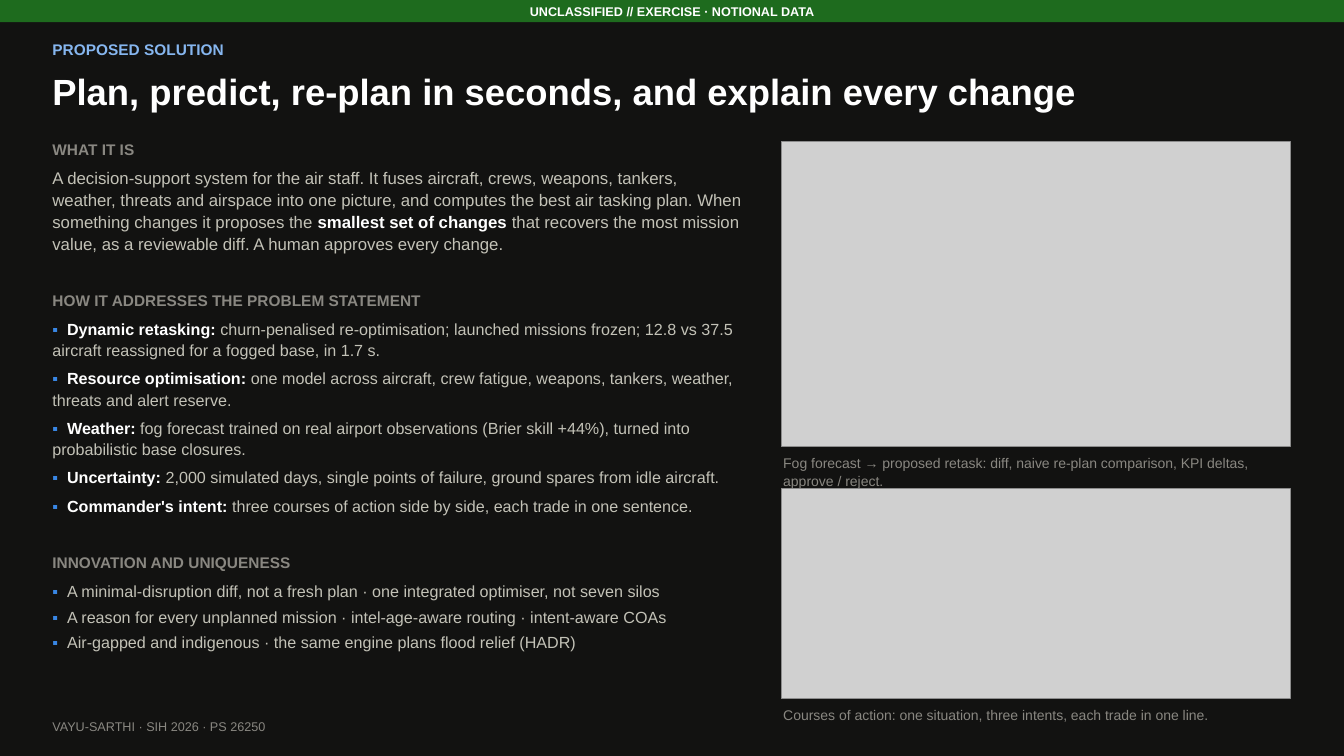
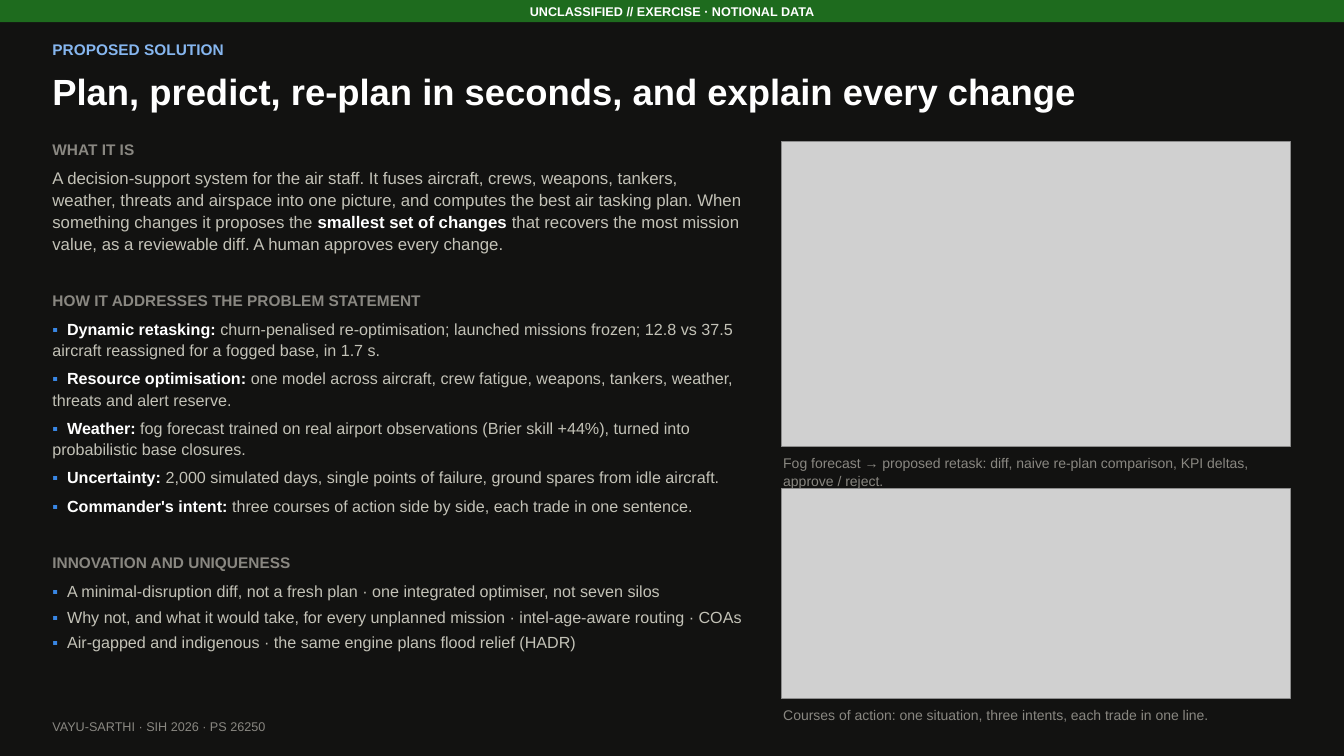
Before and after one commit to DeepakSinghhh/Air-power-Dynamic, a slide deck: slide 2 of docs/VAYU-SARTHI_SIH2026_idea.pptx. Drawn at 1344x756 pixels with LibreOffice and Linux fonts; fonts in the diff are those of the drawing; grey boxes stand for pictures. Boxes give left, top, right and bottom in pixels: in the first picture for what was removed or moved away, otherwise in the second. Text is boxed around its words. In the diff, an @@ line names an element or a change of style, - is before the commit and + after.

```diff
--- a/docs/VAYU-SARTHI_SIH2026_idea.pptx
+++ b/docs/VAYU-SARTHI_SIH2026_idea.pptx
@@ text at [67,611,742,626]: text changed @@
-▪ A reason for every unplanned mission · intel-age-aware routing · intent-aware COAs
+▪ Why not, and what it would take, for every unplanned mission · intel-age-aware routing · COAs
```
Also in this commit, not shown: 2 other slides changed, 24 other files.
